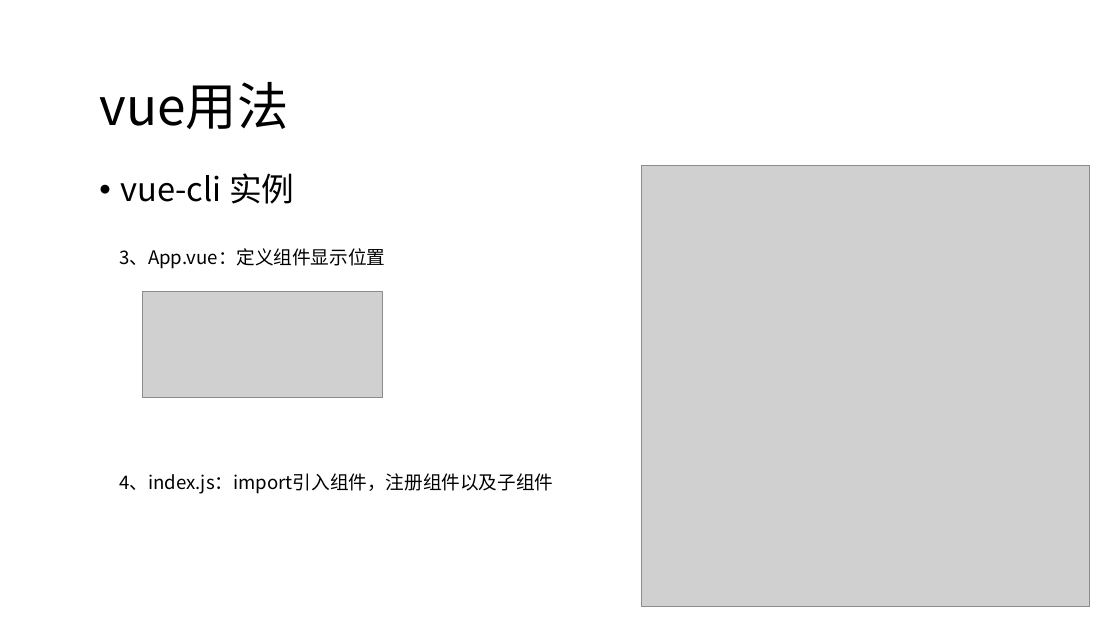
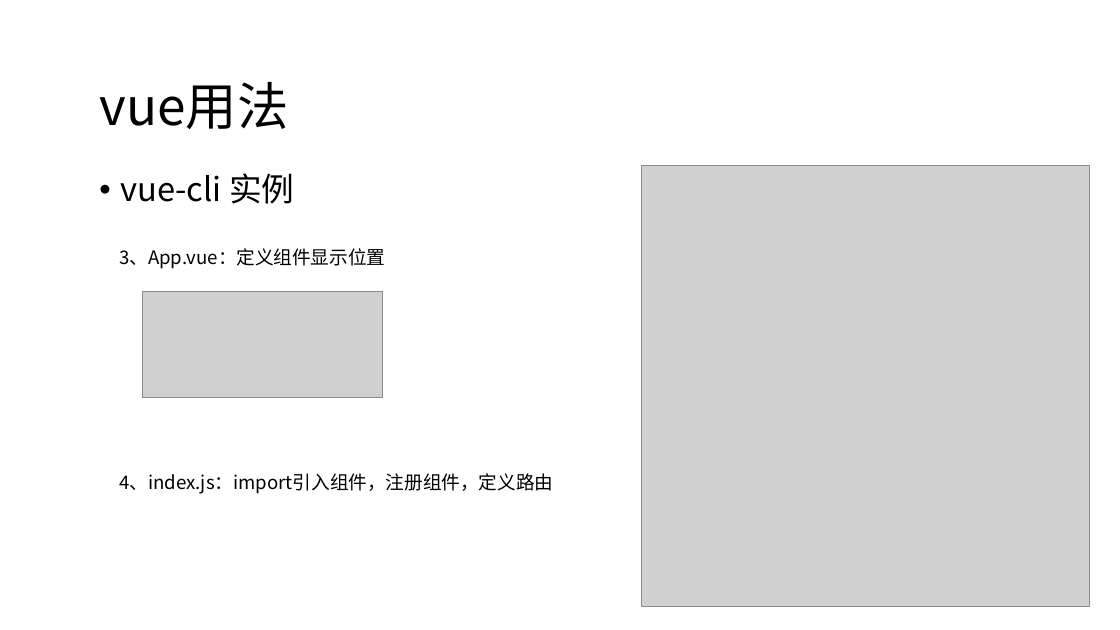
Before and after one commit to candisecandise/gitpractice, a slide deck: slide 31 of 前后端分离初探.pptx. Drawn at 1120x630 pixels with LibreOffice and Linux fonts; fonts in the diff are those of the drawing; grey boxes stand for pictures. Boxes give left, top, right and bottom in pixels: in the first picture for what was removed or moved away, otherwise in the second. Text is boxed around its words. In the diff, an @@ line names an element or a change of style, - is before the commit and + after.

```diff
--- a/前后端分离初探.pptx
+++ b/前后端分离初探.pptx
@@ text at (119,473,553,494): text changed @@
-4、index.js：import引入组件，注册组件以及子组件
+4、index.js：import引入组件，注册组件，定义路由
```
Also in this commit, not shown: 13 other slides changed.
